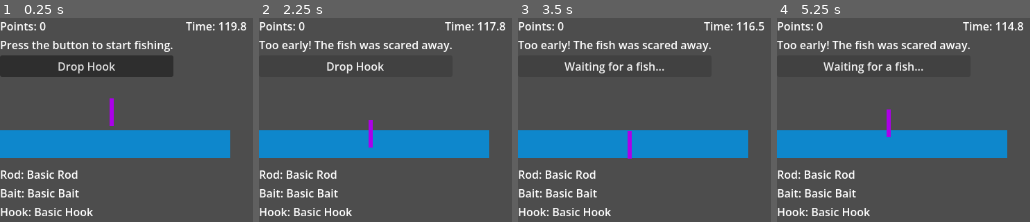
Above: before the commit, frames 1-4 (left to right).
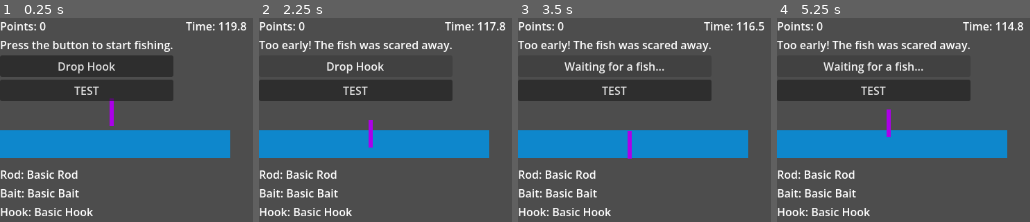
Above: after the commit, the same moments.

Repository: fehudma/godot_projects
Game: Godot game, scene res://Scenes/Main.tscn
The game is run twice, just before and just after one commit, with the same random seed, the same clock (stepped at 60 frames per second) and the same inputs.
Inputs (mouse positions are in pixels of both pictures, inside the frame that each line leads up to):
- Up to frame 1 (0.25 s): no input
- Up to frame 2 (2.25 s): click (345, 89) at 0.5 s, where only the run after the commit has a clickable "TEST"; click "Drop Hook" at 1.25 s; click "Waiting for a fish..." at 2 s
- Up to frame 3 (3.5 s): click "Drop Hook" at 2.75 s
- Up to frame 4 (5.25 s): click "Waiting for a fish..." at 3.5 s; click (873, 89) at 4.25 s, where only the run after the commit has a clickable "TEST"; click "Drop Hook" at 5 s

The runs differ from the first frame. In frame 1, 7.0% of the frame differs, in the area x 0-69%, y 30-41%; in frame 2, 7.8%, in the area x 0-77%, y 30-41%; in frame 3, 7.8%; in frame 4, 7.8%.

Commit message:
added the owned rods list

Diff:
--- a/Scenes/Main.tscn
+++ b/Scenes/Main.tscn
@@ -120,7 +120,6 @@
 text = "Drop Hook"
 
 [node name="TestButton" type="Button" parent="VBoxContainer" unique_id=938500006]
-visible = false
 layout_mode = 2
 text = "TEST"
 
--- a/Scenes/main.gd
+++ b/Scenes/main.gd
@@ -56,9 +56,9 @@
 
 var last_caught_fish: Dictionary = {}
 
-var equipped_rod: String = "Basic Rod"
-var equipped_bait: String = "Basic Bait"
-var equipped_hook: String = "Basic Hook"
+var equipped_rod: Dictionary
+var equipped_bait: Dictionary
+var equipped_hook: Dictionary
 
 var basic_rod: Dictionary = {
 	"name": "Basic Rod",
@@ -74,6 +74,9 @@
 	"name": "Basic Hook",
 	"rare_fish_bonus": 0.0
 }
+
+var owned_rods: Array[Dictionary] = []
+
 #============================HELPERS
 func choose_random_fish() -> Dictionary:
 	var total_weight: int = 0
@@ -106,15 +109,19 @@
 
 #Update equipment labels from variables
 func update_equipment_labels() -> void:
-	rod_label.text = "Rod: " + equipped_rod
-	bait_label.text = "Bait: " + equipped_bait
-	hook_label.text = "Hook: " + equipped_hook
+	rod_label.text = "Rod: " + str(equipped_rod["name"])
+	bait_label.text = "Bait: " + str(equipped_bait["name"])
+	hook_label.text = "Hook: " + str(equipped_hook["name"])
 
 #============================INIT
 # Called when the node enters the scene tree for the first time.
 func _ready() -> void:
 	print("Game Started")
 	randomize()
+	owned_rods.append(basic_rod)
+	equipped_rod = basic_rod
+	equipped_bait = basic_bait
+	equipped_hook = basic_hook
 	update_equipment_labels()
 	session_timer.start()
 
@@ -204,4 +211,6 @@
 	status_label.text = "The session is over"
 
 func _on_test_button_pressed() -> void:
-	print("Session timer started: ", session_timer.time_left)
+	#print("Session timer started: ", session_timer.time_left)
+	print(owned_rods.size())
+	print(owned_rods[0]["name"])
